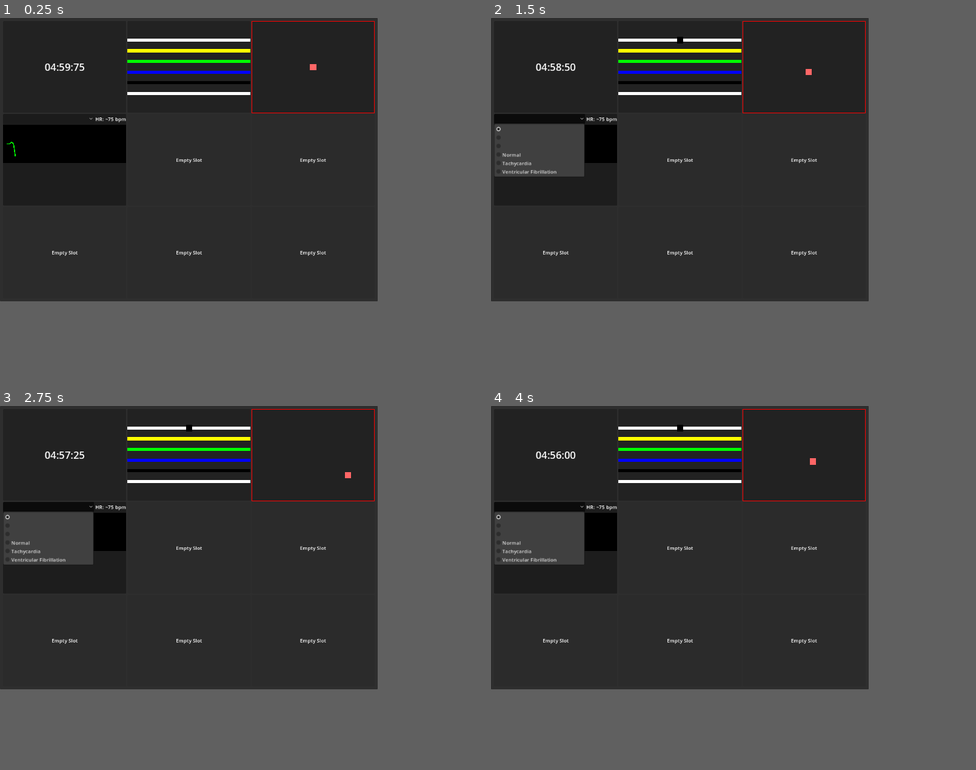
Above: before the commit, frames 1-4 (two rows, left to right).
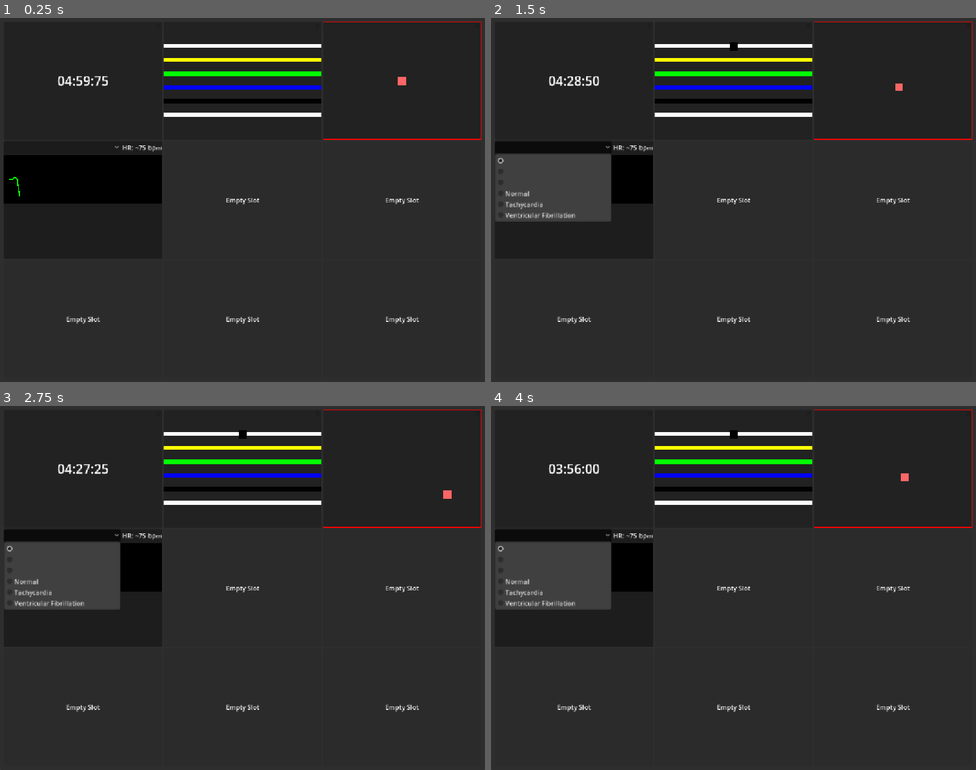
Above: after the commit, the same moments.

Repository: yutianzhe30/KeepTalkingOL
Game: Godot game, scene res://main.tscn
Same seed, same stepped clock (60 frames per second), same inputs: the game is played once before the commit and once after it.
Inputs (mouse positions are in pixels of both pictures, inside the frame that each line leads up to):
- Up to frame 1 (0.25 s): no input
- Up to frame 2 (1.5 s): click (680, 39) at 0.52 s; click (539, 119) at 1.25 s
- Up to frame 3 (2.75 s): hold D (right) from 2.03 s (still down)
- Up to frame 4 (4 s): release D (right) at 2.78 s; hold S (down) 2.78-3.53 s; hold D (right) from 3.53 s (still down)
The window is 623x467 before the commit and 800x600 after it. Grey fills any space a smaller window leaves; there, only what the larger window draws over its background counts as a difference.

The runs differ from the first frame. In frame 1, 10% of the frame differs, in the area x 0-100%, y 0-84%; in frame 2, 10%; in frame 3, 10%; in frame 4, 10%.

Commit message:
finish led

Diff:
--- a/Scenes/Modules/BalanceModule.tscn
+++ b/Scenes/Modules/BalanceModule.tscn
@@ -1,6 +1,7 @@
 [gd_scene format=3 uid="uid://f2m6n7o8qaq0"]
 
 [ext_resource type="Script" path="res://Scripts/Modules/BalanceModule.gd" id="1_balance_script"]
+[ext_resource type="PackedScene" path="res://Scenes/UI/ModuleLed.tscn" id="2_module_led"]
 
 [node name="BalanceModule" type="PanelContainer"]
 custom_minimum_size = Vector2(200, 200)
@@ -19,3 +20,5 @@
 offset_right = 20.0
 offset_bottom = 20.0
 color = Color(1, 0.4, 0.4, 1)
+
+[node name="ModuleLED" parent="." instance=ExtResource("2_module_led")]
--- a/Scenes/Modules/ECGModule.tscn
+++ b/Scenes/Modules/ECGModule.tscn
@@ -1,6 +1,7 @@
 [gd_scene format=3 uid="uid://b-ecg-module"]
 
 [ext_resource type="Script" path="res://Scripts/Modules/ECGModule.gd" id="1_ecg_script"]
+[ext_resource type="PackedScene" path="res://Scenes/UI/ModuleLed.tscn" id="2_module_led"]
 
 [node name="ECGModule" type="PanelContainer"]
 offset_right = 220.0
@@ -50,3 +51,5 @@
 begin_cap_mode = 2 # LINE_CAP_ROUND
 end_cap_mode = 2 # LINE_CAP_ROUND
 script = null
+
+[node name="ModuleLED" parent="." instance=ExtResource("2_module_led")]
--- a/Scenes/Modules/TimerModule.tscn
+++ b/Scenes/Modules/TimerModule.tscn
@@ -1,6 +1,7 @@
 [gd_scene format=3 uid="uid://bumy8q4j2k5m"]
 
 [ext_resource type="Script" uid="uid://35bfys70v34h" path="res://Scripts/Modules/TimerModule.gd" id="1_timer_script"]
+[ext_resource type="PackedScene" path="res://Scenes/UI/ModuleLed.tscn" id="2_module_led"]
 
 [node name="TimerModule" type="PanelContainer" unique_id=2101147815]
 offset_right = 200.0
@@ -15,3 +16,5 @@
 vertical_alignment = 1
 
 [node name="Timer" type="Timer" parent="." unique_id=43945249]
+
+[node name="ModuleLED" parent="." instance=ExtResource("2_module_led")]
--- a/Scenes/Modules/WireModule.tscn
+++ b/Scenes/Modules/WireModule.tscn
@@ -1,6 +1,7 @@
 [gd_scene format=3 uid="uid://eak3l4m5n6o7"]
 
 [ext_resource type="Script" path="res://Scripts/Modules/WireModule.gd" id="1_wiremodule_script"]
+[ext_resource type="PackedScene" path="res://Scenes/UI/ModuleLed.tscn" id="2_module_led"]
 
 [node name="WireModule" type="PanelContainer"]
 offset_right = 200.0
@@ -10,3 +11,5 @@
 [node name="VBoxContainer" type="VBoxContainer" parent="."]
 layout_mode = 2
 alignment = 1
+
+[node name="ModuleLED" parent="." instance=ExtResource("2_module_led")]
--- /dev/null
+++ b/Scenes/UI/ModuleLed.tscn
@@ -0,0 +1,6 @@
+[gd_scene format=3]
+
+[ext_resource type="Script" path="res://Scripts/UI/ModuleLed.gd" id="1_module_led_script"]
+
+[node name="ModuleLED" type="ColorRect"]
+script = ExtResource("1_module_led_script")
--- /dev/null
+++ b/Scripts/BombManager.gd
@@ -0,0 +1,31 @@
+extends Node
+
+@export var strike_penalty_seconds: float = 30.0
+@export var modules_root_path: NodePath = NodePath("../PanelContainer/MarginContainer/GridContainer")
+@export var timer_module_path: NodePath = NodePath("../PanelContainer/MarginContainer/GridContainer/TimerModule")
+
+var _timer_module: Node
+
+func _ready() -> void:
+	var modules_root = get_node_or_null(modules_root_path)
+	_timer_module = get_node_or_null(timer_module_path)
+
+	if modules_root == null:
+		push_warning("BombManager: modules_root_path is invalid")
+		return
+
+	for child in modules_root.get_children():
+		if child is BaseModule:
+			var module := child as BaseModule
+			module.module_struck.connect(_on_module_struck.bind(module))
+			module.module_solved.connect(_on_module_solved.bind(module))
+
+func _on_module_struck(module: BaseModule) -> void:
+	print("BombManager strike from: ", module.name)
+	if module == _timer_module:
+		return
+	if _timer_module != null and _timer_module.has_method("add_time_penalty"):
+		_timer_module.add_time_penalty(strike_penalty_seconds)
+
+func _on_module_solved(module: BaseModule) -> void:
+	print("BombManager solved: ", module.name)
--- a/Scripts/Modules/BaseModule.gd
+++ b/Scripts/Modules/BaseModule.gd
@@ -3,11 +3,91 @@
 
 signal module_solved
 signal module_struck
+signal state_changed(new_state: int)
 
-func solve():
+enum ModuleState {
+	IDLE,
+	ACTIVE,
+	SOLVED,
+	FAILED,
+}
+
+const MODULE_LED_SCENE = preload("res://Scenes/UI/ModuleLed.tscn")
+
+var state: ModuleState = ModuleState.IDLE
+var _module_led: ModuleLed
+
+func _notification(what: int) -> void:
+	match what:
+		NOTIFICATION_POST_ENTER_TREE:
+			_ensure_module_led()
+			if state == ModuleState.IDLE:
+				_set_state(ModuleState.ACTIVE)
+			_update_led_for_state()
+			_update_led_position()
+		NOTIFICATION_RESIZED, NOTIFICATION_TRANSFORM_CHANGED:
+			_update_led_position()
+
+# Backward-compatible wrappers for existing modules.
+func solve() -> void:
+	mark_solved()
+
+func strike() -> void:
+	mark_failed()
+
+func mark_solved() -> void:
+	if state == ModuleState.SOLVED:
+		return
+
+	_set_state(ModuleState.SOLVED)
+	_update_led_for_state()
+
 	print("Module Solved!")
-	emit_signal("module_solved")
+	module_solved.emit()
 
-func strike():
+func mark_failed() -> void:
+	if state == ModuleState.SOLVED:
+		return
+
+	_set_state(ModuleState.FAILED)
+	if _module_led != null:
+		_module_led.flash_failed()
+
 	print("Module Strike!")
-	emit_signal("module_struck")
+	module_struck.emit()
+
+func _ensure_module_led() -> void:
+	if _module_led != null:
+		return
+
+	_module_led = get_node_or_null("ModuleLED") as ModuleLed
+	if _module_led != null:
+		return
+
+	var led_instance = MODULE_LED_SCENE.instantiate()
+	if led_instance is ModuleLed:
+		_module_led = led_instance as ModuleLed
+		_module_led.name = "ModuleLED"
+		add_child(_module_led)
+
+func _update_led_for_state() -> void:
+	if _module_led == null:
+		return
+
+	if state == ModuleState.SOLVED:
+		_module_led.show_solved()
+	else:
+		_module_led.show_idle()
+
+func _update_led_position() -> void:
+	if _module_led == null:
+		return
+
+	_module_led.place_top_right(get_global_rect())
+
+func _set_state(new_state: ModuleState) -> void:
+	if state == new_state:
+		return
+
+	state = new_state
+	state_changed.emit(state)
--- a/Scripts/Modules/TimerModule.gd
+++ b/Scripts/Modules/TimerModule.gd
@@ -49,6 +49,12 @@
 func stop_timer():
 	is_running = false
 
+func add_time_penalty(seconds: float) -> void:
+	time_remaining = max(0.0, time_remaining - seconds)
+	update_display()
+	if time_remaining <= 0.0:
+		explode()
+
 func explode():
 	stop_timer()
 	strike() # Or a dedicated GAME OVER signal
--- /dev/null
+++ b/Scripts/UI/ModuleLed.gd
@@ -0,0 +1,49 @@
+class_name ModuleLed
+extends ColorRect
+
+const DEFAULT_COLOR := Color(0.12, 0.12, 0.12, 1.0)
+const SOLVED_COLOR := Color(0.1, 0.9, 0.2, 1.0)
+const FAILED_COLOR := Color(1.0, 0.1, 0.1, 1.0)
+
+@export var led_size: float = 10.0
+@export var margin: float = 4.0
+@export var flash_count: int = 3
+@export var flash_on_time: float = 0.12
+@export var flash_off_time: float = 0.08
+
+var _flash_tween: Tween
+
+func _ready() -> void:
+	set_as_top_level(true)
+	mouse_filter = Control.MOUSE_FILTER_IGNORE
+	z_index = 50
+	_apply_size()
+	show_idle()
+
+func show_idle() -> void:
+	_kill_flash_tween()
+	color = DEFAULT_COLOR
+
+func show_solved() -> void:
+	_kill_flash_tween()
+	color = SOLVED_COLOR
+
+func flash_failed(times: int = flash_count) -> void:
+	_kill_flash_tween()
+	_flash_tween = create_tween()
+	for _i in range(times):
+		_flash_tween.tween_property(self, "color", FAILED_COLOR, flash_on_time)
+		_flash_tween.tween_property(self, "color", DEFAULT_COLOR, flash_off_time)
+
+func place_top_right(module_rect: Rect2) -> void:
+	global_position = module_rect.position + Vector2(module_rect.size.x - margin - led_size, margin)
+
+func _apply_size() -> void:
+	var indicator_size := Vector2(led_size, led_size)
+	custom_minimum_size = indicator_size
+	size = indicator_size
+
+func _kill_flash_tween() -> void:
+	if _flash_tween != null and _flash_tween.is_valid():
+		_flash_tween.kill()
+	_flash_tween = null
--- a/main.tscn
+++ b/main.tscn
@@ -1,10 +1,11 @@
-[gd_scene load_steps=6 format=3 uid="uid://dm0xsjs6w7jdg"]
+[gd_scene load_steps=7 format=3 uid="uid://dm0xsjs6w7jdg"]
 
 [ext_resource type="PackedScene" uid="uid://bumy8q4j2k5m" path="res://Scenes/Modules/TimerModule.tscn" id="1_timer"]
 [ext_resource type="PackedScene" path="res://Scenes/Modules/WireModule.tscn" id="2_wire"]
 [ext_resource type="PackedScene" path="res://Scenes/Modules/BalanceModule.tscn" id="3_balance"]
 [ext_resource type="PackedScene" path="res://Scenes/Modules/ECGModule.tscn" id="4_ecg"]
 [ext_resource type="PackedScene" uid="uid://dpsk0h3s01qne" path="res://Scenes/Modules/PlaceholderModule.tscn" id="5_placeholder"]
+[ext_resource type="Script" path="res://Scripts/BombManager.gd" id="6_bomb_manager_script"]
 
 [node name="Main" type="Control"]
 layout_mode = 3
@@ -77,3 +78,6 @@
 layout_mode = 2
 size_flags_horizontal = 3
 size_flags_vertical = 3
+
+[node name="BombManager" type="Node" parent="."]
+script = ExtResource("6_bomb_manager_script")
--- a/project.godot
+++ b/project.godot
@@ -15,12 +15,11 @@
 config/features=PackedStringArray("4.6", "Forward Plus")
 config/icon="res://icon.svg"
 
-[display/window]
+[display]
 
-size/viewport_width=1200
-size/viewport_height=900
-stretch/mode="canvas_items"
-stretch/aspect="keep"
+window/size/viewport_width=1200
+window/size/viewport_height=900
+window/stretch/mode="canvas_items"
 
 [input]
 
Not shown, added: Export/KTOL.apple-touch-icon.png.import
Not shown, added: Export/KTOL.icon.png.import
Not shown, added: Export/KTOL.png.import
Not shown, added: Scripts/BombManager.gd.uid
Not shown, added: Scripts/UI/ModuleLed.gd.uid
Not shown, changed: AGENTS.md
